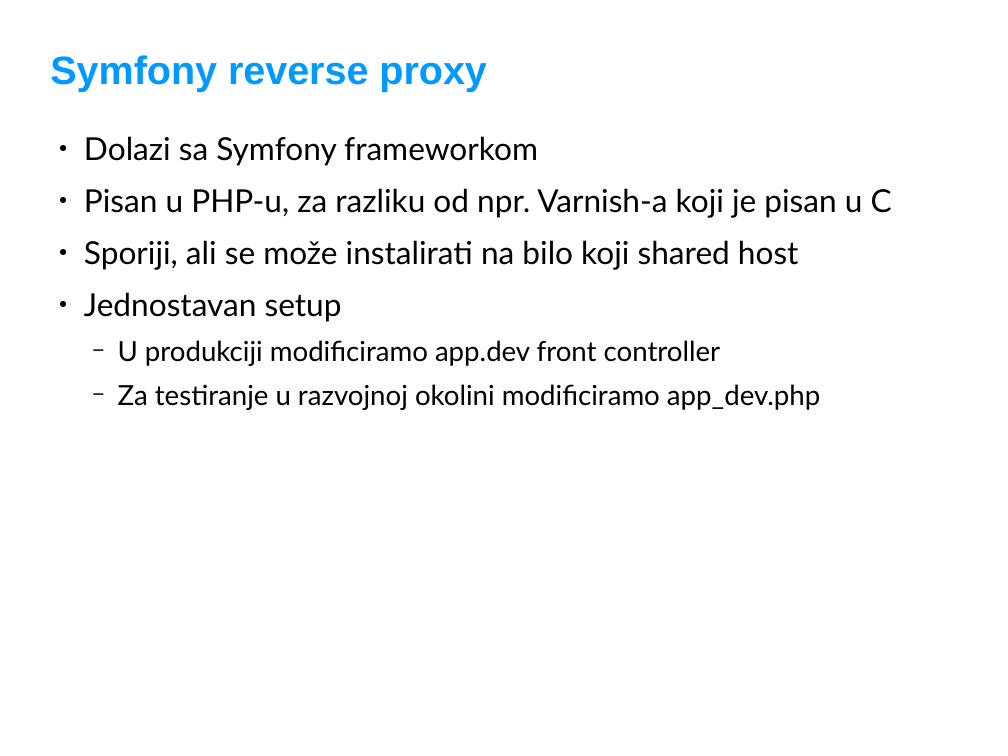
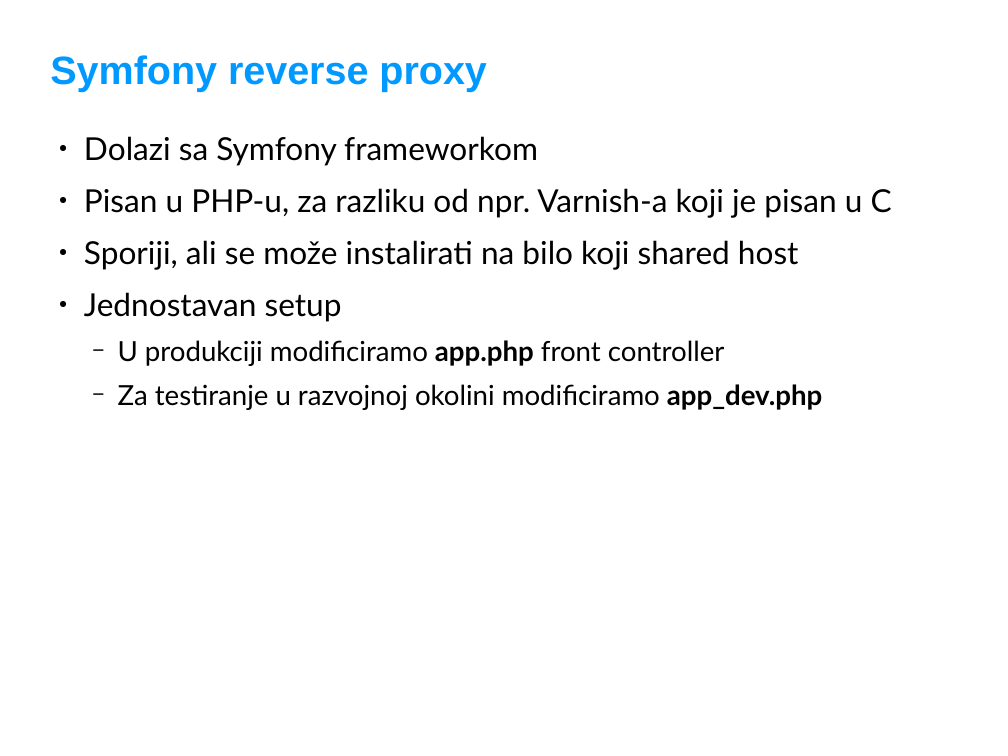
Before and after one commit to adriatichr/php-academy, a slide deck: slide 8 of predavanja/65 Symfony i HTTP cache.odp. Drawn at 1008x756 pixels with LibreOffice and Linux fonts; fonts in the diff are those of the drawing; background and template pictures are left out. Boxes give left, top, right and bottom in pixels: in the first picture for what was removed or moved away, otherwise in the second. Text is boxed around its words. In the diff, an @@ line names an element or a change of style, - is before the commit and + after.

Commit message:
ispravak u http cache predavanju

```diff
--- a/predavanja/65 Symfony i HTTP cache.odp
+++ b/predavanja/65 Symfony i HTTP cache.odp
@@ text at (118,340,725,366): text changed @@
-  − U produkciji modificiramo app.dev front controller
+  − U produkciji modificiramo app.php front controller
@@ text at (118,384,823,410): bold on in "app_dev.php" @@
```
